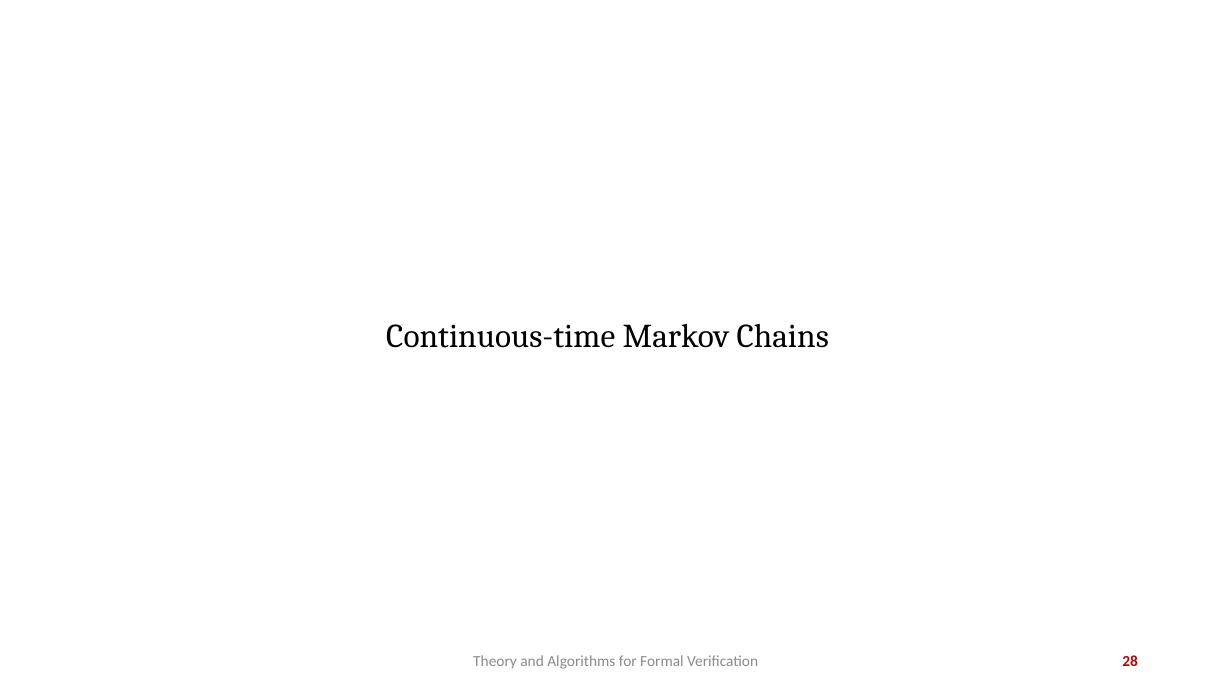
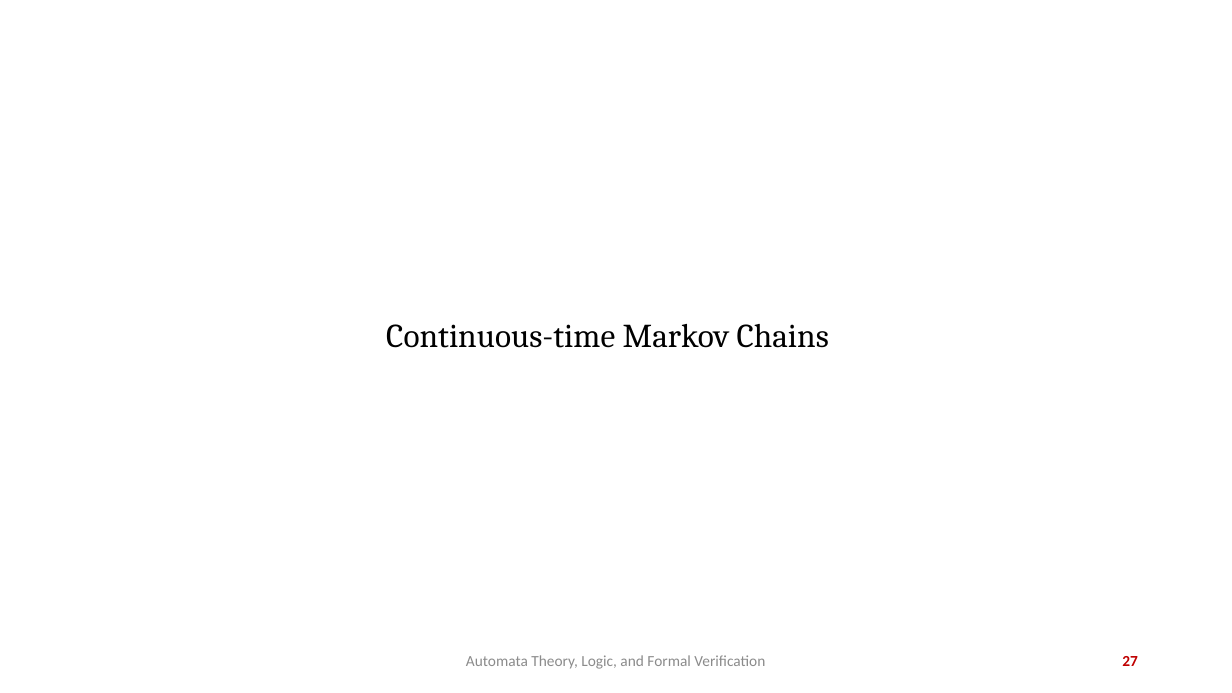
Before and after one commit to jdeshmukh/jdeshmukh.github.io, a slide deck: slide 27 of teaching/fvTheorySlides/ProbabilisticVerification.pptx (slide 28 before the commit). Drawn at 1232x693 pixels with LibreOffice and Linux fonts; fonts in the diff are those of the drawing; background and template pictures are left out. Boxes give left, top, right and bottom in pixels: in the first picture for what was removed or moved away, otherwise in the second. Text is boxed around its words. In the diff, an @@ line names an element or a change of style, - is before the commit and + after.

```diff
--- a/teaching/fvTheorySlides/ProbabilisticVerification.pptx
+++ b/teaching/fvTheorySlides/ProbabilisticVerification.pptx
@@ text at [466, 655, 765, 669]: text changed @@
-Theory and Algorithms for Formal Verification
+Automata Theory, Logic, and Formal Verification
@@ page number at [1122, 656, 1138, 666]: text changed @@
-28
+27
```
Also in this commit, not shown: 37 other slides changed, 1 slide added, 27 other files.
